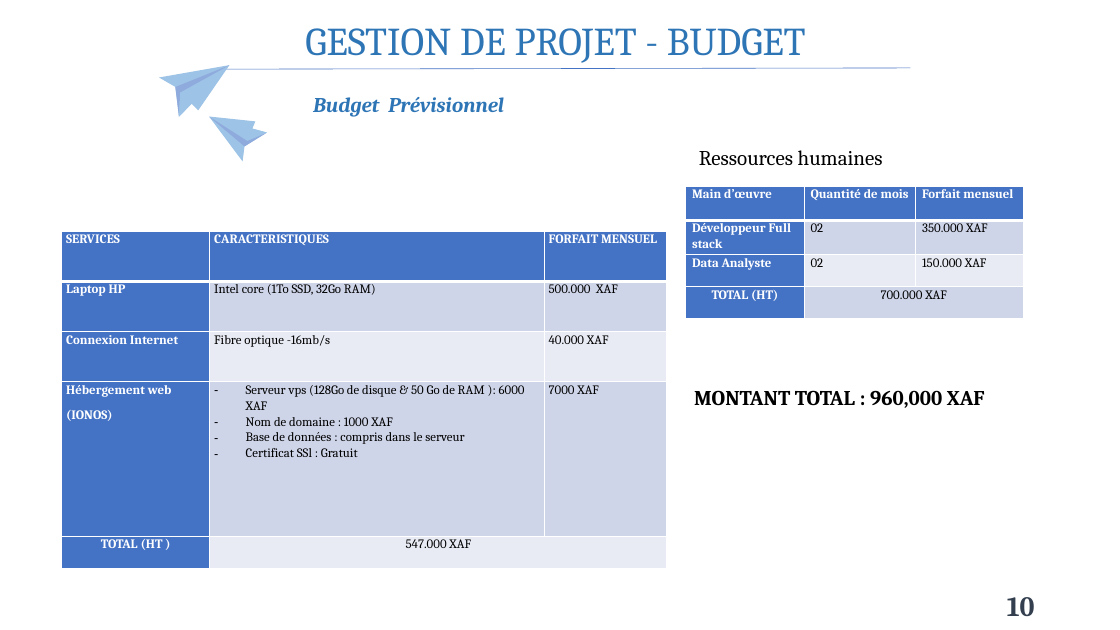
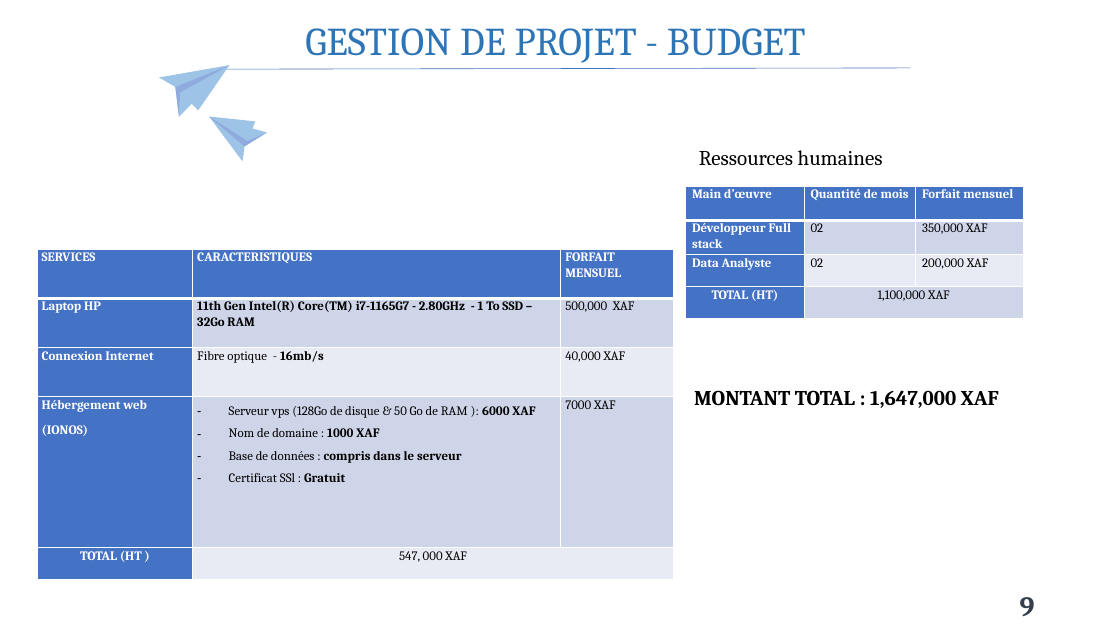
Before and after one commit to Claude127/stageX2, a slide deck: slide 9 of Presentation1.pptx (slide 10 before the commit). Drawn at 1120x630 pixels with LibreOffice and Linux fonts; fonts in the diff are those of the drawing. Boxes give left, top, right and bottom in pixels: in the first picture for what was removed or moved away, otherwise in the second. Text is boxed around its words. In the diff, an @@ line names an element or a change of style, - is before the commit and + after.

```diff
--- a/Presentation1.pptx
+++ b/Presentation1.pptx
@@ text removed at (x1=313, y1=97, x2=504, y2=117) @@
-Budget Prévisionnel
@@ table at (x1=686, y1=186, x2=1023, y2=318) @@
-row 2, column 3: 350.000 XAF
+row 2, column 3: 350,000 XAF
-row 3, column 3: 150.000 XAF
+row 3, column 3: 200,000 XAF
-row 4, column 2: 700.000 XAF
+row 4, column 2: 1,100,000 XAF
@@ table at (x1=37, y1=250, x2=673, y2=580) @@
-row 2, column 2: Intel core (1To SSD, 32Go RAM)
+row 2, column 2: 11th Gen Intel(R) Core(TM) i7-1165G7 - 2.80GHz - 1 To SSD – 32Go RAM
-row 2, column 3: 500.000 XAF
+row 2, column 3: 500,000 XAF
-row 3, column 2: Fibre optique -16mb/s
+row 3, column 2: Fibre optique - 16mb/s
-row 3, column 3: 40.000 XAF
+row 3, column 3: 40,000 XAF
-row 5, column 2: 547.000 XAF
+row 5, column 2: 547, 000 XAF
@@ bold on in "6000 XAF", "1000 XAF", "compris dans le serveur", "Gratuit" @@
@@ line spacing 1.07 to 1.5 @@
@@ table resized from (x1=62, y1=231, x2=667, y2=568) to (x1=37, y1=250, x2=673, y2=580) @@
@@ text at (x1=694, y1=390, x2=999, y2=408): text changed @@
-MONTANT TOTAL : 960,000 XAF
+MONTANT TOTAL : 1,647,000 XAF
@@ page number at (x1=1020, y1=597, x2=1035, y2=616): text changed @@
-10
+9
```
Also in this commit, not shown: 10 other slides changed, 5 slides added, 5 other files.
